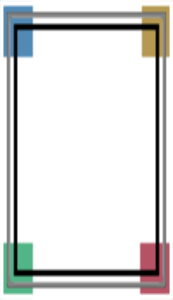
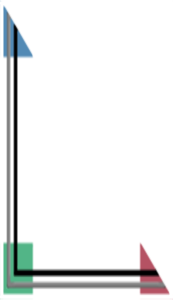
Two versions of the same layered image (173px x 300px). Layer-by-layer changes:
added group "Group 1" with 2 layers over [0, 0, 173, 299]
moved "Layer 1" into group "Group 1" over [0, 0, 173, 299]
moved "Layer 2" into group "Group 1" over [0, 0, 173, 299]
